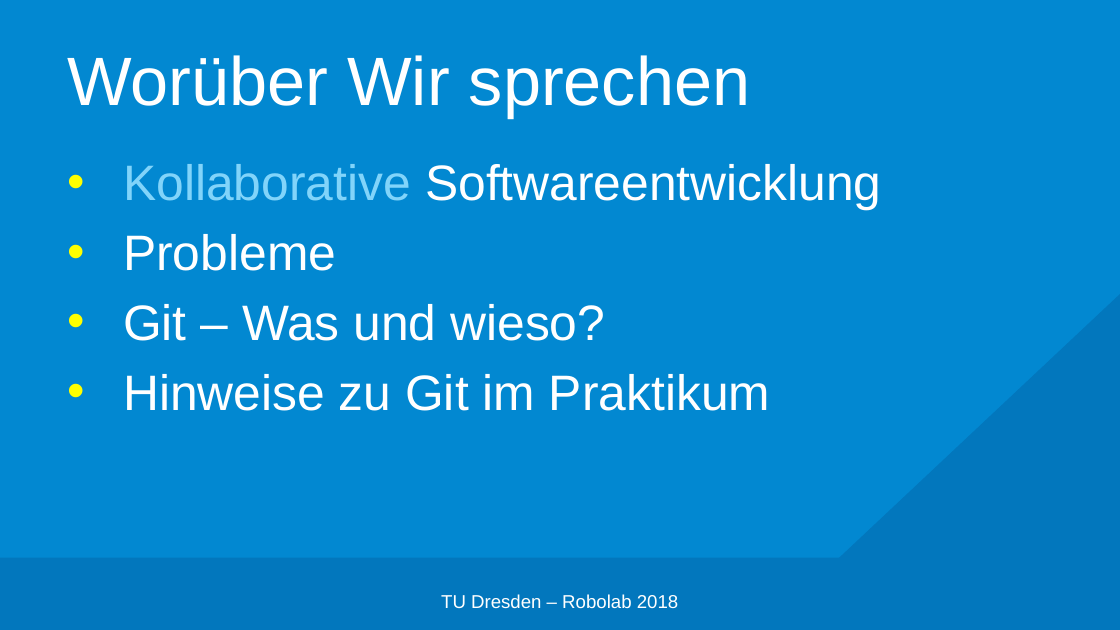
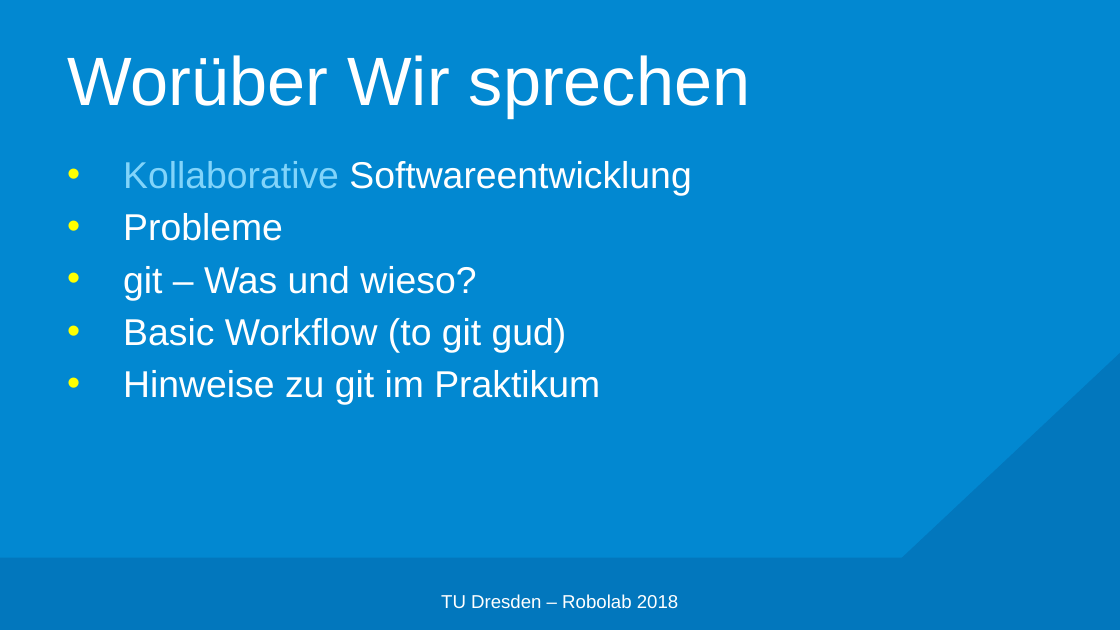
Before and after one commit to edisontrent1337/gitslides, a slide deck: slide 2 of Git.pptx. Drawn at 1120x630 pixels with LibreOffice and Linux fonts; fonts in the diff are those of the drawing; background and template pictures are left out. Boxes give left, top, right and bottom in pixels: in the first picture for what was removed or moved away, otherwise in the second. Text is boxed around its words. In the diff, an @@ line names an element or a change of style, - is before the commit and + after.

```diff
--- a/Git.pptx
+++ b/Git.pptx
@@ right triangle: place and size @@
-right triangle at <box>405,0,1120,630</box>
+right triangle at <box>468,0,1120,630</box>
@@ text at <box>123,161,691,241</box>: size 32 to 24 pt in "Kollaborative Softwareentwicklung", "Probleme"; less space between paragraphs @@
@@ text at <box>123,266,600,405</box>: text changed; size 32 to 24 pt @@
-• Git – Was und wieso?
-• Hinweise zu Git im Praktikum
+• git – Was und wieso?
+• Basic Workflow (to git gud)
+• Hinweise zu git im Praktikum
```
Also in this commit, not shown: 18 other slides changed, 5 slides added.
